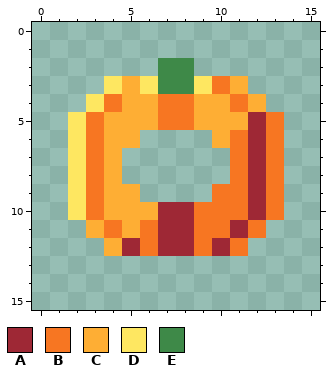
Edited in one commit: pixel-art sprite (img/npcs/enemies/spike_guard/hw.png). The picture above was drawn from the file before the commit.
The file is 32x32 pixels, drawn in blocks of 2x2; one block is one cell here.
Palette (. is transparent): A #9e2835  B #f77622  C #feae34  D #fee761  E #3e8948
Pixels before, first column x 2:
 2 .....EE.....
 3 ..DCDEEDBC..
 4 .DBCCBBCCBC.
 5 DBCCCBBCCCAB
 6 DBCC....CBAB
 7 DBC......BAB
 8 DBC......BAB
 9 DBCC....BBAB
10 DBCCCAABBBAB
11 .CBCBAABBAB.
12 ..CABAABAB..
New version:
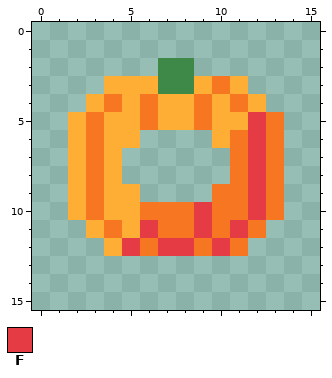
Colours new in this view: F #e43b44
What changed:
Changed rows in their new state; - is an unchanged pixel.
first column x 2:
 3 --C-C--C---
 4 -C--BCCB---
 5 C---BCCB--F
 6 C---------F
 7 C---------F
 8 C---------F
 9 C---------F
10 C---BBBF--F
11 ----FBBF-F-
12 ---F-FF-F--
Where, in picture pixels (left, top, right, bottom), the same in both pictures:
changed: (68, 76, 266, 256)
